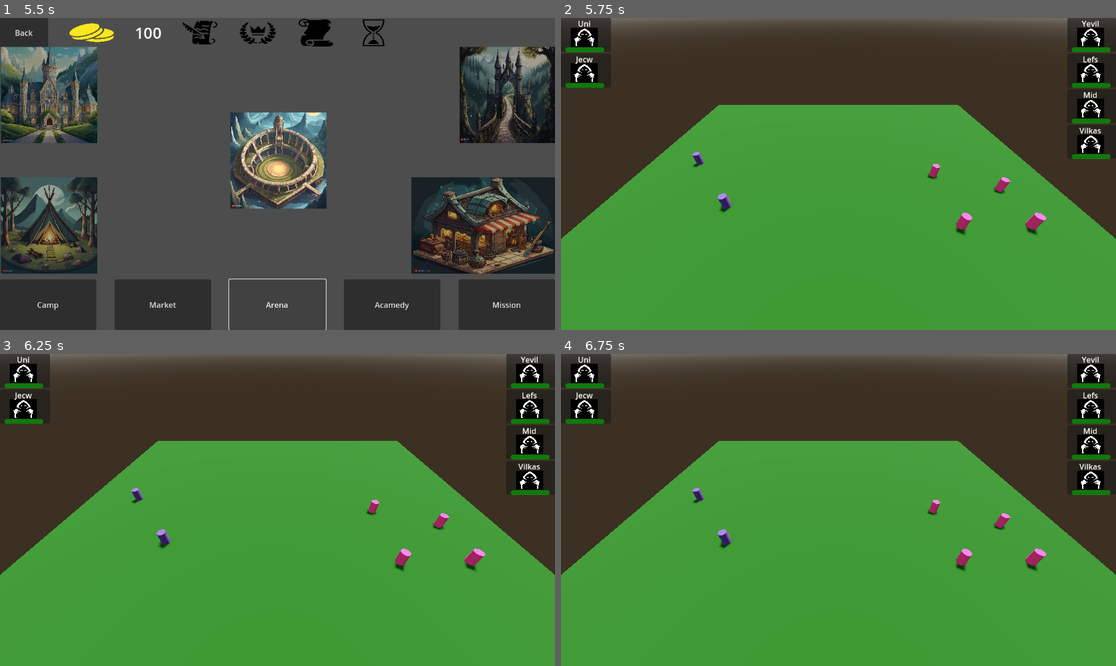
Above: before the commit, frames 1-4 (two rows, left to right).
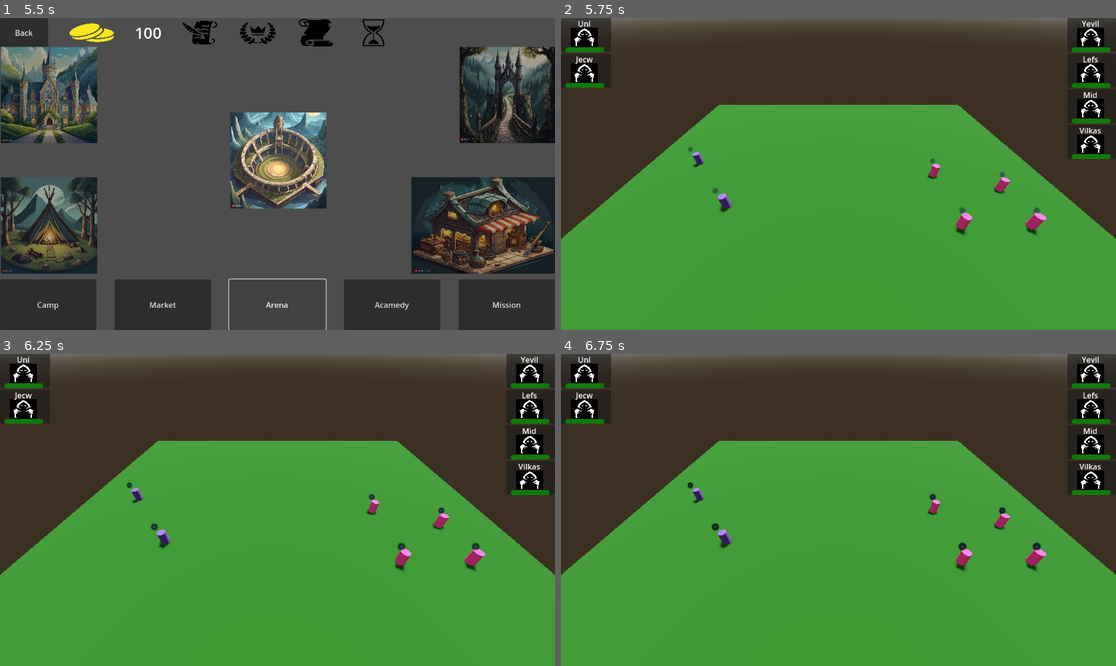
Above: after the commit, the same moments.

Repository: ualisars/ManagementPrototype
Game: Godot game, scene res://Interface/General/player_interface.tscn
The game is run twice, just before and just after one commit, with the same random seed, the same clock (stepped at 60 frames per second) and the same inputs.
Inputs (mouse positions are in pixels of both pictures, inside the frame that each line leads up to):
- Up to frame 1 (5.5 s): click "Camp" at 0.5 s; move the mouse to (61, 117) at 1.27 s; press the mouse at (61, 117) at 1.28 s; tap Enter at 2 s; move the mouse to (255, 33) at 2.02 s; release the mouse at (255, 33) at 2.03 s; click (255, 33) at 2.1 s; click "Back" at 2.75 s; click "Back" at 3.5 s; click "Market" at 4.25 s; click "Arena" at 5 s
- Up to frame 2 (5.75 s): no input
- Up to frame 3 (6.25 s): move the mouse to (333, 441) at 5.77 s; press the mouse at (333, 441) at 5.78 s
- Up to frame 4 (6.75 s): tap Space at 6.5 s; move the mouse to (810, 572) at 6.52 s; release the mouse at (810, 572) at 6.53 s; click (810, 572) at 6.6 s

Frame 1 is identical in both runs. In frame 2, less than 0.1% of the frame differs, in the area x 22-87%, y 41-63%; in frame 3, 0.1%; in frame 4, 0.2%, in the area x 22-87%, y 40-64%.

Commit message:
add distraction spell cast

Diff:
--- a/Characters/character.tscn
+++ b/Characters/character.tscn
@@ -1,6 +1,7 @@
-[gd_scene load_steps=5 format=3 uid="uid://bhgcgbcjowf80"]
+[gd_scene load_steps=6 format=3 uid="uid://bhgcgbcjowf80"]
 
 [ext_resource type="Script" path="res://Characters/character.gd" id="1_gnmmy"]
+[ext_resource type="PackedScene" uid="uid://cy5myjp0j0tf" path="res://Spells/distraction_spell_cast.tscn" id="2_31kf0"]
 
 [sub_resource type="StandardMaterial3D" id="StandardMaterial3D_445sv"]
 
@@ -22,4 +23,7 @@
 transform = Transform3D(1, 0, 0, 0, 1, 0, 0, 0, 1, 0, 1.22667, 0)
 shape = SubResource("CylinderShape3D_wj0yu")
 
+[node name="DistractionSpellCast" parent="." instance=ExtResource("2_31kf0")]
+transform = Transform3D(1, 0, 0, 0, 1, 0, 0, 0, 1, 1.38111, 1.05359, -0.234786)
+
 [connection signal="timeout" from="Timer" to="." method="_on_timer_timeout"]
--- a/Characters/update_characteristics_object.tscn
+++ b/Characters/update_characteristics_object.tscn
@@ -1,6 +1,6 @@
 [gd_scene load_steps=2 format=3 uid="uid://gwoqb3hk2d27"]
 
-[ext_resource type="Script" path="res://UpdateCharacteristicsObject.gd" id="1_bsi7a"]
+[ext_resource type="Script" path="res://Characters/UpdateCharacteristicsObject.gd" id="1_bsi7a"]
 
 [node name="UpdateCharacteristicsObject" type="Node"]
 script = ExtResource("1_bsi7a")
--- /dev/null
+++ b/Spells/distraction_spell_cast.gd
@@ -0,0 +1,27 @@
+extends Node3D
+
+@onready var distraction_spell_cast_particle = $DistractionSpellCastParticle
+
+var owner_character: Character3D
+var transition_amount
+
+var elapsed_time: float = 0.0
+var cast_speed: float = 4.0
+
+var material: ShaderMaterial
+
+func _ready():
+	material = distraction_spell_cast_particle.material_override
+	material.set_shader_parameter("TransitionAmount", 0.8)
+
+func _process(delta):
+	elapsed_time += delta
+
+	transition_amount = elapsed_time / cast_speed
+
+	transition_amount = min(transition_amount, 1.0)
+
+	if transition_amount >= 1.0:
+		set_process(false)
+
+	material.set_shader_parameter("TransitionAmount", transition_amount)
--- /dev/null
+++ b/Spells/distraction_spell_cast.tres
@@ -0,0 +1,139 @@
+[gd_resource type="VisualShader" load_steps=12 format=3 uid="uid://bgulrldhhy7m3"]
+
+[sub_resource type="VisualShaderNodeMix" id="VisualShaderNodeMix_vkv6d"]
+default_input_values = [0, Quaternion(0, 0, 0, 0), 1, Quaternion(1, 1, 1, 1), 2, Quaternion(0.5, 0.5, 0.5, 0.5)]
+op_type = 5
+
+[sub_resource type="VisualShaderNodeFloatParameter" id="VisualShaderNodeFloatParameter_udi3c"]
+parameter_name = "DissolveAmount"
+hint = 1
+default_value_enabled = true
+
+[sub_resource type="VisualShaderNodeTexture2DParameter" id="VisualShaderNodeTexture2DParameter_nk5mf"]
+parameter_name = "MainTexture"
+
+[sub_resource type="VisualShaderNodeTexture" id="VisualShaderNodeTexture_ax7ks"]
+source = 5
+
+[sub_resource type="VisualShaderNodeVectorDecompose" id="VisualShaderNodeVectorDecompose_b4pdr"]
+default_input_values = [0, Quaternion(0, 0, 0, 0)]
+op_type = 2
+
+[sub_resource type="VisualShaderNodeInput" id="VisualShaderNodeInput_fovrm"]
+input_name = "color"
+
+[sub_resource type="VisualShaderNodeVectorOp" id="VisualShaderNodeVectorOp_5pqmq"]
+default_input_values = [0, Quaternion(0, 0, 0, 0), 1, Quaternion(0, 0, 0, 0)]
+op_type = 2
+operator = 2
+
+[sub_resource type="VisualShaderNodeTexture2DParameter" id="VisualShaderNodeTexture2DParameter_4pm3k"]
+parameter_name = "DissolveTexture"
+
+[sub_resource type="VisualShaderNodeTexture" id="VisualShaderNodeTexture_q1ddp"]
+source = 5
+
+[sub_resource type="VisualShaderNodeVectorOp" id="VisualShaderNodeVectorOp_k71qh"]
+default_input_values = [0, Quaternion(0, 0, 0, 0), 1, Quaternion(0, 0, 0, 0)]
+op_type = 2
+operator = 2
+
+[sub_resource type="VisualShaderNodeBillboard" id="VisualShaderNodeBillboard_33tbu"]
+keep_scale = true
+
+[resource]
+code = "shader_type spatial;
+render_mode blend_mix, depth_draw_opaque, cull_back, diffuse_lambert, specular_schlick_ggx;
+
+uniform sampler2D MainTexture;
+uniform sampler2D DissolveTexture;
+uniform float DissolveAmount : hint_range(0, 1) = 0;
+
+
+
+void vertex() {
+	mat4 n_out2p0;
+// GetBillboardMatrix:2
+	{
+		mat4 __mvm = VIEW_MATRIX * mat4(INV_VIEW_MATRIX[0], INV_VIEW_MATRIX[1], INV_VIEW_MATRIX[2], MODEL_MATRIX[3]);
+		__mvm = __mvm * mat4(vec4(length(MODEL_MATRIX[0].xyz), 0.0, 0.0, 0.0), vec4(0.0, length(MODEL_MATRIX[1].xyz), 0.0, 0.0), vec4(0.0, 0.0, length(MODEL_MATRIX[2].xyz), 0.0), vec4(0.0, 0.0, 0.0, 1.0));
+		n_out2p0 = __mvm;
+	}
+
+
+// Output:0
+	MODELVIEW_MATRIX = n_out2p0;
+
+
+}
+
+void fragment() {
+// Input:5
+	vec4 n_out5p0 = COLOR;
+
+
+	vec4 n_out3p0;
+// Texture2D:3
+	n_out3p0 = texture(MainTexture, UV);
+
+
+	vec4 n_out8p0;
+// Texture2D:8
+	n_out8p0 = texture(DissolveTexture, UV);
+
+
+// VectorOp:9
+	vec4 n_out9p0 = n_out3p0 * n_out8p0;
+
+
+// FloatParameter:11
+	float n_out11p0 = DissolveAmount;
+
+
+// Mix:10
+	vec4 n_out10p0 = mix(n_out3p0, n_out9p0, vec4(n_out11p0));
+
+
+// VectorOp:6
+	vec4 n_out6p0 = n_out5p0 * n_out10p0;
+
+
+// VectorDecompose:4
+	float n_out4p0 = n_out6p0.x;
+	float n_out4p1 = n_out6p0.y;
+	float n_out4p2 = n_out6p0.z;
+	float n_out4p3 = n_out6p0.w;
+
+
+// Output:0
+	ALBEDO = vec3(n_out6p0.xyz);
+	ALPHA = n_out4p3;
+
+
+}
+"
+nodes/vertex/2/node = SubResource("VisualShaderNodeBillboard_33tbu")
+nodes/vertex/2/position = Vector2(-19.4505, 159.835)
+nodes/vertex/connections = PackedInt32Array(2, 0, 0, 10)
+nodes/fragment/0/position = Vector2(1100, 80)
+nodes/fragment/2/node = SubResource("VisualShaderNodeTexture2DParameter_nk5mf")
+nodes/fragment/2/position = Vector2(-240, 180)
+nodes/fragment/3/node = SubResource("VisualShaderNodeTexture_ax7ks")
+nodes/fragment/3/position = Vector2(100, 300)
+nodes/fragment/4/node = SubResource("VisualShaderNodeVectorDecompose_b4pdr")
+nodes/fragment/4/position = Vector2(820, 460)
+nodes/fragment/5/node = SubResource("VisualShaderNodeInput_fovrm")
+nodes/fragment/5/position = Vector2(40, 80)
+nodes/fragment/6/node = SubResource("VisualShaderNodeVectorOp_5pqmq")
+nodes/fragment/6/position = Vector2(680, 160)
+nodes/fragment/7/node = SubResource("VisualShaderNodeTexture2DParameter_4pm3k")
+nodes/fragment/7/position = Vector2(-347.24, 901.553)
+nodes/fragment/8/node = SubResource("VisualShaderNodeTexture_q1ddp")
+nodes/fragment/8/position = Vector2(40, 960)
+nodes/fragment/9/node = SubResource("VisualShaderNodeVectorOp_k71qh")
+nodes/fragment/9/position = Vector2(340, 600)
+nodes/fragment/10/node = SubResource("VisualShaderNodeMix_vkv6d")
+nodes/fragment/10/position = Vector2(580, 460)
+nodes/fragment/11/node = SubResource("VisualShaderNodeFloatParameter_udi3c")
+nodes/fragment/11/position = Vector2(600, 680)
+nodes/fragment/connections = PackedInt32Array(2, 0, 3, 2, 4, 3, 0, 1, 5, 0, 6, 0, 6, 0, 0, 0, 7, 0, 8, 2, 8, 0, 9, 1, 3, 0, 9, 0, 6, 0, 4, 0, 3, 0, 10, 0, 10, 0, 6, 1, 11, 0, 10, 2, 9, 0, 10, 1)
--- /dev/null
+++ b/Spells/distraction_spell_cast.tscn
@@ -0,0 +1,30 @@
+[gd_scene load_steps=8 format=3 uid="uid://cy5myjp0j0tf"]
+
+[ext_resource type="Script" path="res://Spells/distraction_spell_cast.gd" id="1_2yt2e"]
+[ext_resource type="Shader" uid="uid://bmwatg23ius74" path="res://Spells/transition_shader.tres" id="2_if0ay"]
+[ext_resource type="Texture2D" uid="uid://li4rpoor8fp7" path="res://addons/kenney_particle_pack/circle_05.png" id="3_nem5c"]
+[ext_resource type="Texture2D" uid="uid://b5118ipbynd0u" path="res://addons/kenney_particle_pack/circle_01.png" id="4_ejvi2"]
+
+[sub_resource type="ShaderMaterial" id="ShaderMaterial_q8rds"]
+render_priority = 0
+shader = ExtResource("2_if0ay")
+shader_parameter/TransitionAmount = 0.0
+shader_parameter/BeginTexture = ExtResource("3_nem5c")
+shader_parameter/EndTexture = ExtResource("4_ejvi2")
+
+[sub_resource type="ParticleProcessMaterial" id="ParticleProcessMaterial_k7q5i"]
+gravity = Vector3(0, 0, 0)
+color = Color(0.5088, 0.729925, 0.816132, 1)
+anim_speed_max = 10.0
+
+[sub_resource type="QuadMesh" id="QuadMesh_m7pxc"]
+
+[node name="DistractionSpellCast" type="Node3D"]
+transform = Transform3D(1, 0, 0, 0, 1, 0, 0, 0, 1, 0, 0.018652, 0)
+script = ExtResource("1_2yt2e")
+
+[node name="DistractionSpellCastParticle" type="GPUParticles3D" parent="."]
+transform = Transform3D(1, 0, 0, 0, 1, 0, 0, 0, 1, -2.0336, 1.8587, 0)
+material_override = SubResource("ShaderMaterial_q8rds")
+process_material = SubResource("ParticleProcessMaterial_k7q5i")
+draw_pass_1 = SubResource("QuadMesh_m7pxc")
--- /dev/null
+++ b/Spells/transition_shader.tres
@@ -0,0 +1,134 @@
+[gd_resource type="VisualShader" load_steps=12 format=3 uid="uid://bmwatg23ius74"]
+
+[sub_resource type="VisualShaderNodeInput" id="VisualShaderNodeInput_2qh6o"]
+input_name = "color"
+
+[sub_resource type="VisualShaderNodeVectorOp" id="VisualShaderNodeVectorOp_sqk8r"]
+default_input_values = [0, Quaternion(0, 0, 0, 0), 1, Quaternion(0, 0, 0, 0)]
+op_type = 2
+operator = 2
+
+[sub_resource type="VisualShaderNodeTexture2DParameter" id="VisualShaderNodeTexture2DParameter_ylkl0"]
+parameter_name = "BeginTexture"
+
+[sub_resource type="VisualShaderNodeTexture2DParameter" id="VisualShaderNodeTexture2DParameter_1d4m3"]
+parameter_name = "EndTexture"
+
+[sub_resource type="VisualShaderNodeTexture" id="VisualShaderNodeTexture_1o3cv"]
+source = 5
+
+[sub_resource type="VisualShaderNodeInput" id="VisualShaderNodeInput_at4sg"]
+input_name = "uv"
+
+[sub_resource type="VisualShaderNodeTexture" id="VisualShaderNodeTexture_d7xsf"]
+source = 5
+
+[sub_resource type="VisualShaderNodeMix" id="VisualShaderNodeMix_8g80w"]
+
+[sub_resource type="VisualShaderNodeVectorDecompose" id="VisualShaderNodeVectorDecompose_d60v6"]
+default_input_values = [0, Quaternion(0, 0, 0, 0)]
+op_type = 2
+
+[sub_resource type="VisualShaderNodeFloatParameter" id="VisualShaderNodeFloatParameter_b26rk"]
+parameter_name = "TransitionAmount"
+hint = 1
+
+[sub_resource type="VisualShaderNodeBillboard" id="VisualShaderNodeBillboard_vt0n7"]
+keep_scale = true
+
+[resource]
+code = "shader_type spatial;
+render_mode blend_mix, depth_draw_opaque, cull_back, diffuse_lambert, specular_schlick_ggx;
+
+uniform sampler2D BeginTexture;
+uniform sampler2D EndTexture;
+uniform float TransitionAmount : hint_range(0, 1);
+
+
+
+void vertex() {
+	mat4 n_out2p0;
+// GetBillboardMatrix:2
+	{
+		mat4 __mvm = VIEW_MATRIX * mat4(INV_VIEW_MATRIX[0], INV_VIEW_MATRIX[1], INV_VIEW_MATRIX[2], MODEL_MATRIX[3]);
+		__mvm = __mvm * mat4(vec4(length(MODEL_MATRIX[0].xyz), 0.0, 0.0, 0.0), vec4(0.0, length(MODEL_MATRIX[1].xyz), 0.0, 0.0), vec4(0.0, 0.0, length(MODEL_MATRIX[2].xyz), 0.0), vec4(0.0, 0.0, 0.0, 1.0));
+		n_out2p0 = __mvm;
+	}
+
+
+// Output:0
+	MODELVIEW_MATRIX = n_out2p0;
+
+
+}
+
+void fragment() {
+// Input:10
+	vec4 n_out10p0 = COLOR;
+
+
+// Input:5
+	vec2 n_out5p0 = UV;
+
+
+	vec4 n_out4p0;
+// Texture2D:4
+	n_out4p0 = texture(BeginTexture, n_out5p0);
+
+
+	vec4 n_out6p0;
+// Texture2D:6
+	n_out6p0 = texture(EndTexture, n_out5p0);
+
+
+// FloatParameter:9
+	float n_out9p0 = TransitionAmount;
+
+
+// Mix:7
+	float n_out7p0 = mix(n_out4p0.x, n_out6p0.x, n_out9p0);
+
+
+// VectorOp:11
+	vec4 n_out11p0 = n_out10p0 * vec4(n_out7p0);
+
+
+// VectorDecompose:8
+	float n_out8p0 = vec4(n_out7p0).x;
+	float n_out8p1 = vec4(n_out7p0).y;
+	float n_out8p2 = vec4(n_out7p0).z;
+	float n_out8p3 = vec4(n_out7p0).w;
+
+
+// Output:0
+	ALBEDO = vec3(n_out11p0.xyz);
+	ALPHA = n_out8p3;
+
+
+}
+"
+nodes/vertex/2/node = SubResource("VisualShaderNodeBillboard_vt0n7")
+nodes/vertex/2/position = Vector2(-20, 180)
+nodes/vertex/connections = PackedInt32Array(2, 0, 0, 10)
+nodes/fragment/0/position = Vector2(660, 80)
+nodes/fragment/2/node = SubResource("VisualShaderNodeTexture2DParameter_ylkl0")
+nodes/fragment/2/position = Vector2(-520, 0)
+nodes/fragment/3/node = SubResource("VisualShaderNodeTexture2DParameter_1d4m3")
+nodes/fragment/3/position = Vector2(-520, 380)
+nodes/fragment/4/node = SubResource("VisualShaderNodeTexture_1o3cv")
+nodes/fragment/4/position = Vector2(-80, 80)
+nodes/fragment/5/node = SubResource("VisualShaderNodeInput_at4sg")
+nodes/fragment/5/position = Vector2(-520, 300)
+nodes/fragment/6/node = SubResource("VisualShaderNodeTexture_d7xsf")
+nodes/fragment/6/position = Vector2(-80, 400)
+nodes/fragment/7/node = SubResource("VisualShaderNodeMix_8g80w")
+nodes/fragment/7/position = Vector2(220, 140)
+nodes/fragment/8/node = SubResource("VisualShaderNodeVectorDecompose_d60v6")
+nodes/fragment/8/position = Vector2(420, 400)
+nodes/fragment/9/node = SubResource("VisualShaderNodeFloatParameter_b26rk")
+nodes/fragment/9/position = Vector2(100, 600)
+nodes/fragment/10/node = SubResource("VisualShaderNodeInput_2qh6o")
+nodes/fragment/10/position = Vector2(-140, -100)
+nodes/fragment/11/node = SubResource("VisualShaderNodeVectorOp_sqk8r")
+nodes/fragment/11/position = Vector2(360, -100)
+nodes/fragment/connections = PackedInt32Array(2, 0, 4, 2, 5, 0, 4, 0, 3, 0, 6, 2, 5, 0, 6, 0, 4, 0, 7, 0, 6, 0, 7, 1, 7, 0, 8, 0, 8, 3, 0, 1, 9, 0, 7, 2, 10, 0, 11, 0, 7, 0, 11, 1, 11, 0, 0, 0)
Renamed: UpdateCharacteristicsObject.gd -> Characters/UpdateCharacteristicsObject.gd
Not shown, added: addons/kenney_particle_pack/LICENSE.txt
Binary file added: addons/kenney_particle_pack/circle_01.png
Not shown, added: addons/kenney_particle_pack/circle_01.png.import
Binary file added: addons/kenney_particle_pack/circle_02.png
Not shown, added: addons/kenney_particle_pack/circle_02.png.import
Binary file added: addons/kenney_particle_pack/circle_03.png
Not shown, added: addons/kenney_particle_pack/circle_03.png.import
Binary file added: addons/kenney_particle_pack/circle_04.png
Not shown, added: addons/kenney_particle_pack/circle_04.png.import
Binary file added: addons/kenney_particle_pack/circle_05.png
Not shown, added: addons/kenney_particle_pack/circle_05.png.import
(and 182 more such lines)
